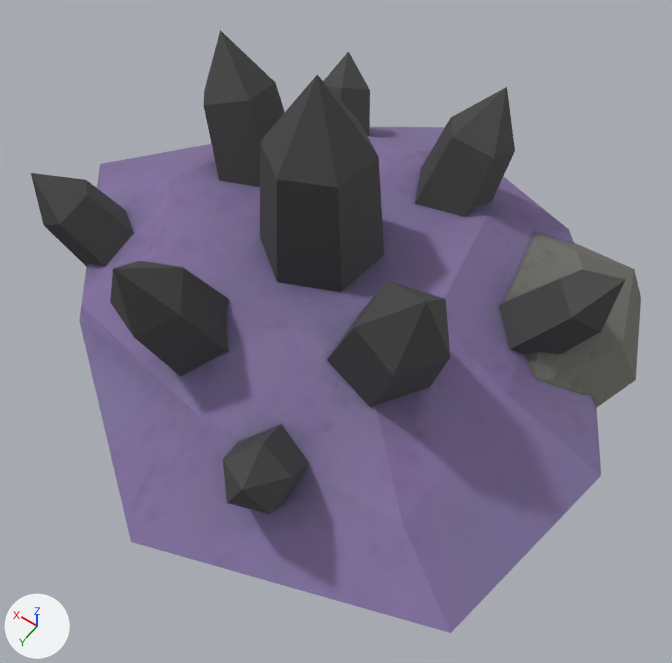
Before and after pictures for a commit that changed the glTF model arte/modelos/mapa/jazidas/jazida_cristal/jazida_cristal.glb.
Before and after are seen from a 50 mm lens placed at (-0.392, 0.524, 0.812), pointed at (-0.058, 0.056, 0.077). The lights are fixed; the arrows at lower left show +X, +Y and +Z. The first picture is the older version. Where no turn or scale is listed for an object, it has been applied to the vertices. Vertices at exactly the same position are counted once.

Script lines for the objects in view, before the commit:
```python
me_jazida_cristal_corpo = bpy.data.meshes.new('jazida_cristal_corpo')
me_jazida_cristal_corpo.from_pydata(...)  # 145 vertices, 246 faces; spans x -0.341..0.379, y -0.362..0.324, z 0.0..0.32
me_jazida_cristal_corpo.materials.append(mat_jazida_cristal_tex)  # picture img_jazida_cristal_tex
ob_jazida_cristal_corpo = bpy.data.objects.new('jazida_cristal_corpo', me_jazida_cristal_corpo)
ob_jazida_cristal_corpo.location = (0.0, 0.0, 0.0)
```
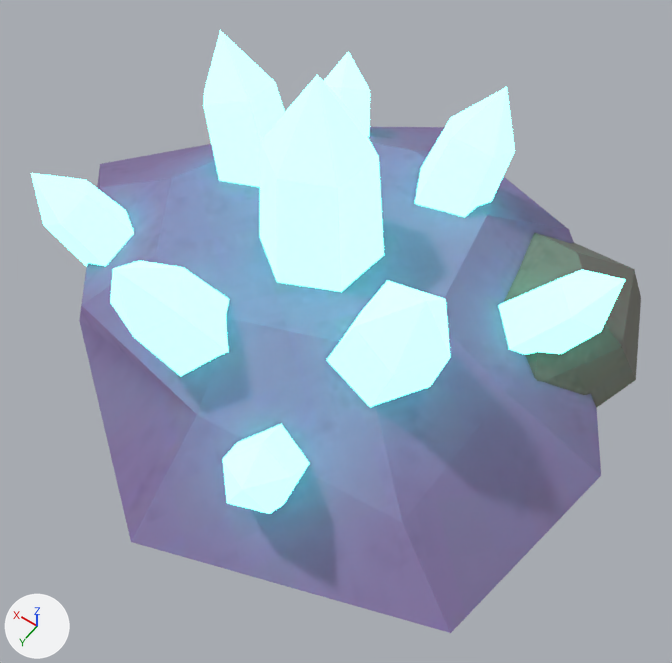
The change in detail:
Material 'P_Cristal.002' (mat_p_cristal_002) is new.
Its base color is (0.15, 1.0, 0.75) (cyan #6cffe1).
Its roughness is 0.7.
Its emission color is (0.15, 1.0, 0.75) (cyan #6cffe1).
Its emission strength is 4.0.
me_jazida_cristal_corpo has 145 vertices, 246 faces and spans x -0.341..0.379, y -0.362..0.324, z 0.0..0.32.
me_jazida_cristal_corpo is used by ob_jazida_cristal_corpo; location (0.0, 0.0, 0.0).
me_jazida_cristal_corpo part 1: 166 of the faces centred in x -0.275..0.274, y -0.253..0.267, z 0.011..0.267 switch from mat_jazida_cristal_tex (picture img_jazida_cristal_tex) to mat_p_cristal_002 (cyan #6cffe1, glowing cyan #6cffe1).

What differs and where, as boxes [x1, y1, x2, y2] in the pictures (672 x 663 px):
part 1 of me_jazida_cristal_corpo, recoloured (lighter): [31, 30, 626, 514] in both
